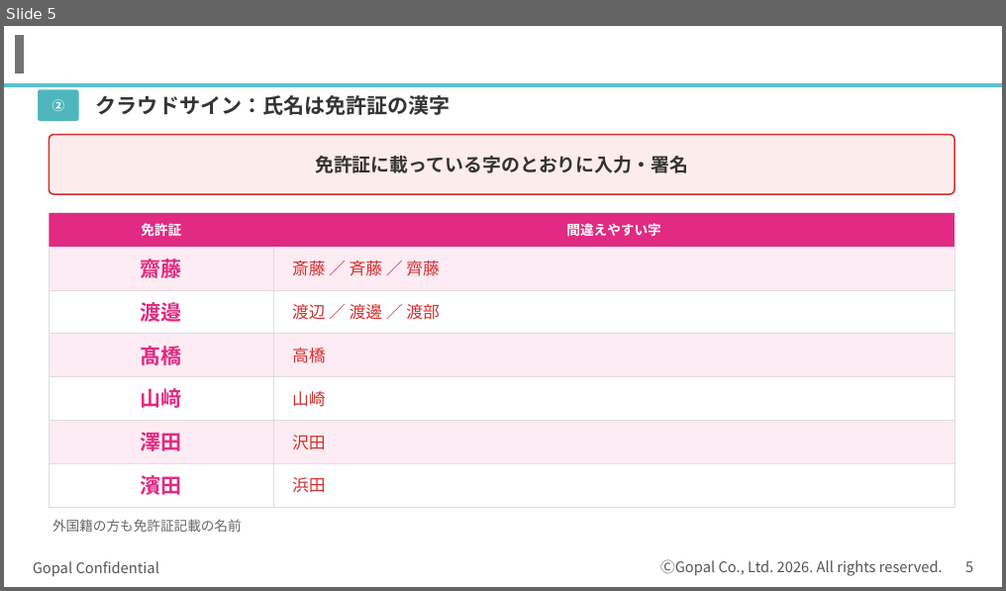
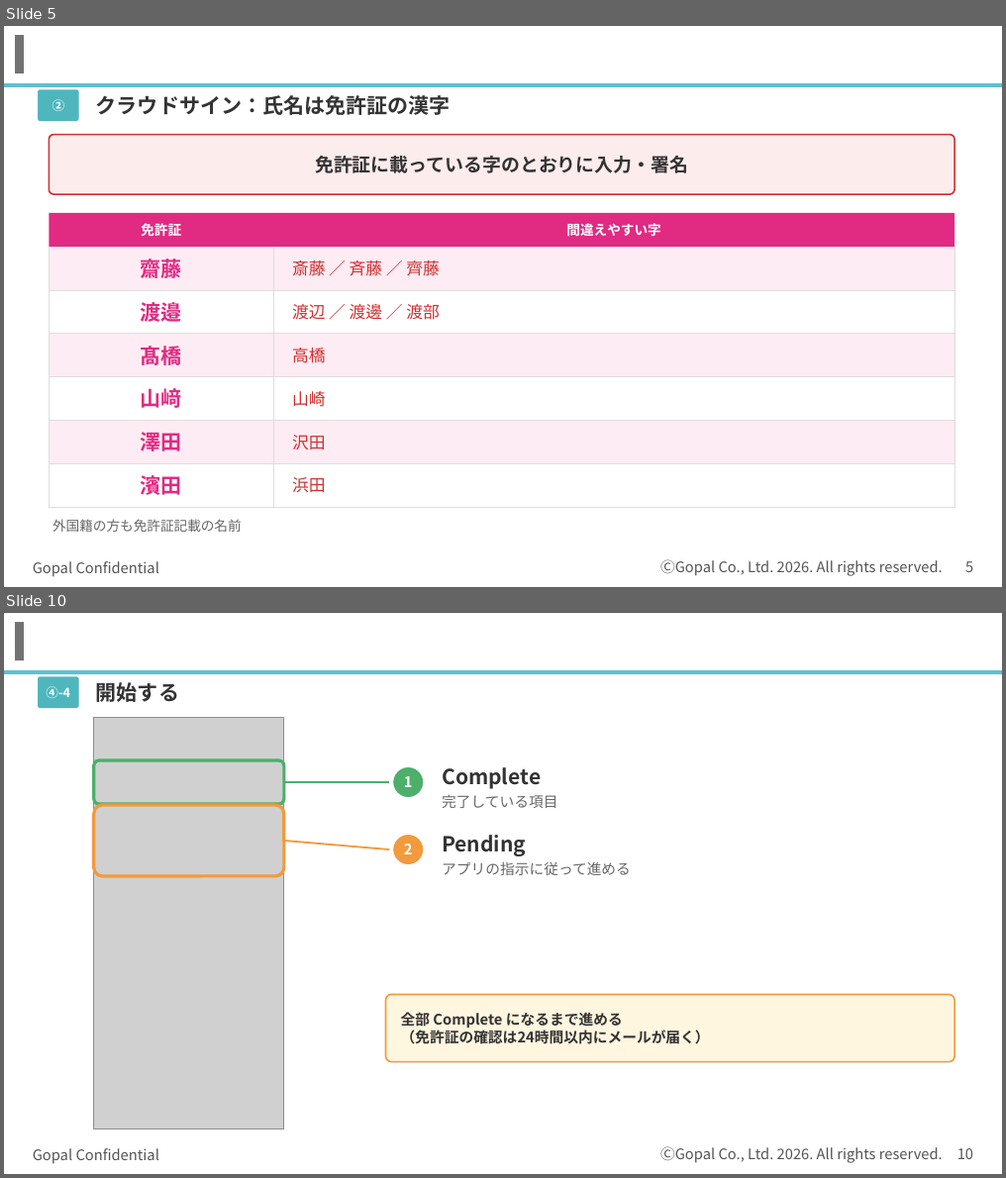
Before and after one commit to kagayugopal-eng/tamu, a slide deck: out/登録の流れ_書類準備まで.pptx. Shown one above the other, each under a label of ours: slide 5 before the commit, slides 5 and 10 after it; the slides between them are not shown. The pictures are 1006x591 and 1006x1178 pixels, drawn with LibreOffice and Linux fonts; fonts in the diff are those of the drawing; grey boxes stand for pictures; background and template pictures are left out. Boxes give left, top, right and bottom in pixels: in the first picture for what was removed or moved away, otherwise in the second. Text is boxed around its words. In the diff, an @@ line names an element or a change of style, - is before the commit and + after.

```diff
--- a/out/登録の流れ_書類準備まで.pptx
+++ b/out/登録の流れ_書類準備まで.pptx
@@ slide 10 added at box(4, 613, 1002, 1174), background #FFFFFF; not listed: 5 template elements that a slide beside it also shows @@
@@ rounded rectangle added at box(38, 676, 79, 708), fill #4FB6BE @@
@@ text added at box(46, 686, 70, 698), 12 pt, text #FFFFFF, bold @@
+④-4
@@ text added at box(96, 682, 179, 702), 20 pt, text #333333, bold @@
+開始する
@@ picture added at box(94, 718, 284, 1130) @@
@@ rounded rectangle added at box(94, 761, 284, 804), outline #4CAF6A 3 pt @@
@@ line added from (284, 782) to (389, 782), #4CAF6A 1.75 pt @@
@@ ellipse added at box(392, 766, 424, 798), fill #4CAF6A, outline #FFFFFF 1.5 pt, 14 pt, text #FFFFFF, bold @@
+1
@@ text added at box(442, 767, 541, 789), 20 pt, text #333333, bold @@
+Complete
@@ rounded rectangle added at box(94, 805, 284, 876), outline #F29A3C 3 pt @@
@@ text added at box(442, 794, 557, 808), 14 pt, text #666666 @@
+完了している項目
@@ line added from (284, 841) to (389, 850), #F29A3C 1.75 pt @@
@@ ellipse added at box(392, 834, 424, 865), fill #F29A3C, outline #FFFFFF 1.5 pt, 14 pt, text #FFFFFF, bold @@
+2
@@ text added at box(442, 835, 526, 857), 20 pt, text #333333, bold @@
+Pending
@@ text added at box(442, 861, 631, 875), 14 pt, text #666666 @@
+アプリの指示に従って進める
@@ rounded rectangle added at box(386, 995, 954, 1062), fill #FFF6E0, outline #F29A3C 1.5 pt @@
@@ text added at box(401, 1012, 710, 1045), 14 pt, text #333333, bold @@
+全部 Complete になるまで進める
+（免許証の確認は24時間以内にメールが届く）
```
Also in this commit, not shown: 1 slide changed, 4 other slides added.
